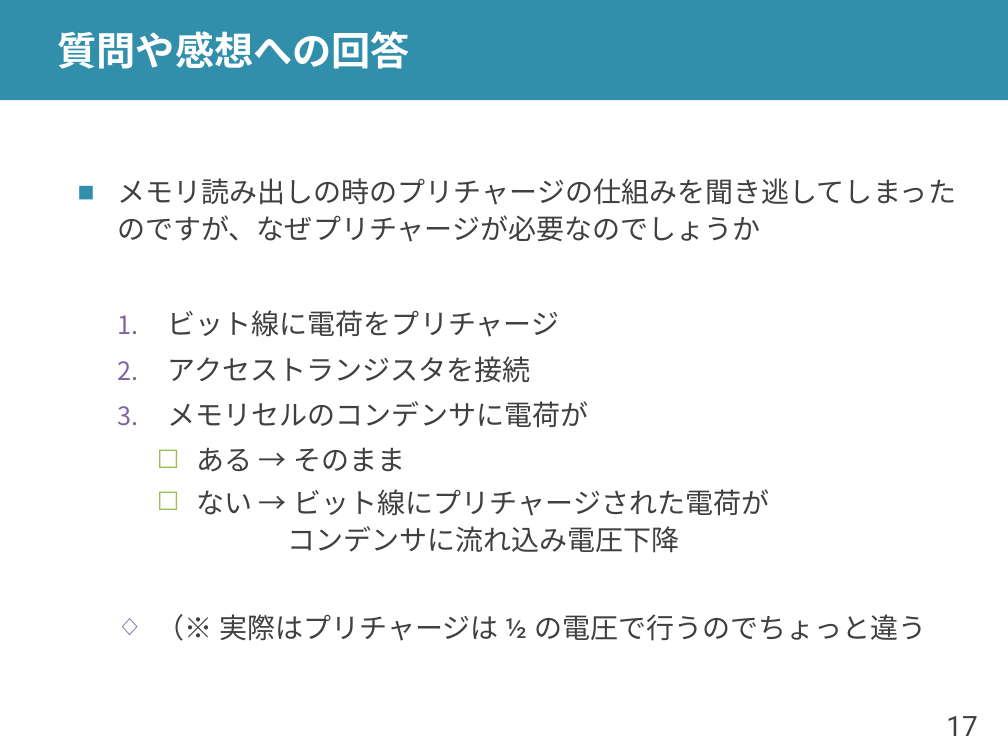
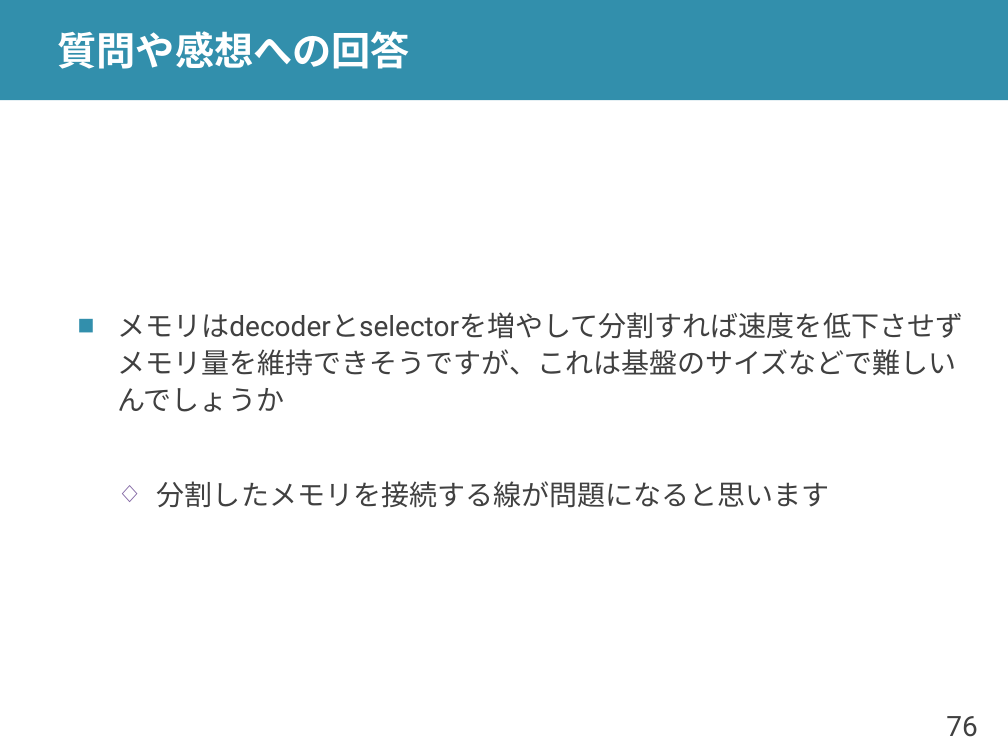
Before and after one commit to shioyadan/advanced-computer-organization, a slide deck: slide 76 of aco-shioya-08.pptx (slide 17 before the commit). Drawn at 1008x756 pixels with LibreOffice and Linux fonts; fonts in the diff are those of the drawing. Boxes give left, top, right and bottom in pixels: in the first picture for what was removed or moved away, otherwise in the second. Text is boxed around its words. In the diff, an @@ line names an element or a change of style, - is before the commit and + after.

```diff
--- a/aco-shioya-08.pptx
+++ b/aco-shioya-08.pptx
@@ text at (x1=117, y1=312, x2=963, y2=508): text changed @@
-■ メモリ読み出しの時のプリチャージの仕組みを聞き逃してしまったのですが、なぜプリチャージが必要なのでしょうか
-  1. ビット線に電荷をプリチャージ
-  2. アクセストランジスタを接続
-  3. メモリセルのコンデンサに電荷が
-    ☐ ある → そのまま
-    ☐ ない → ビット線にプリチャージされた電荷が
-      コンデンサに流れ込み電圧下降
-  ◇ （※ 実際はプリチャージは ½ の電圧で行うのでちょっと違う
+■ メモリはdecoderとselectorを増やして分割すれば速度を低下させずメモリ量を維持できそうですが、これは基盤のサイズなどで難しいんでしょうか
+  ◇ 分割したメモリを接続する線が問題になると思います
@@ page number at (x1=946, y1=716, x2=977, y2=737): text changed @@
-17
+76
```
Also in this commit, not shown: 10 other slides changed, 5 slides added, 10 slides removed, 1 other file.
